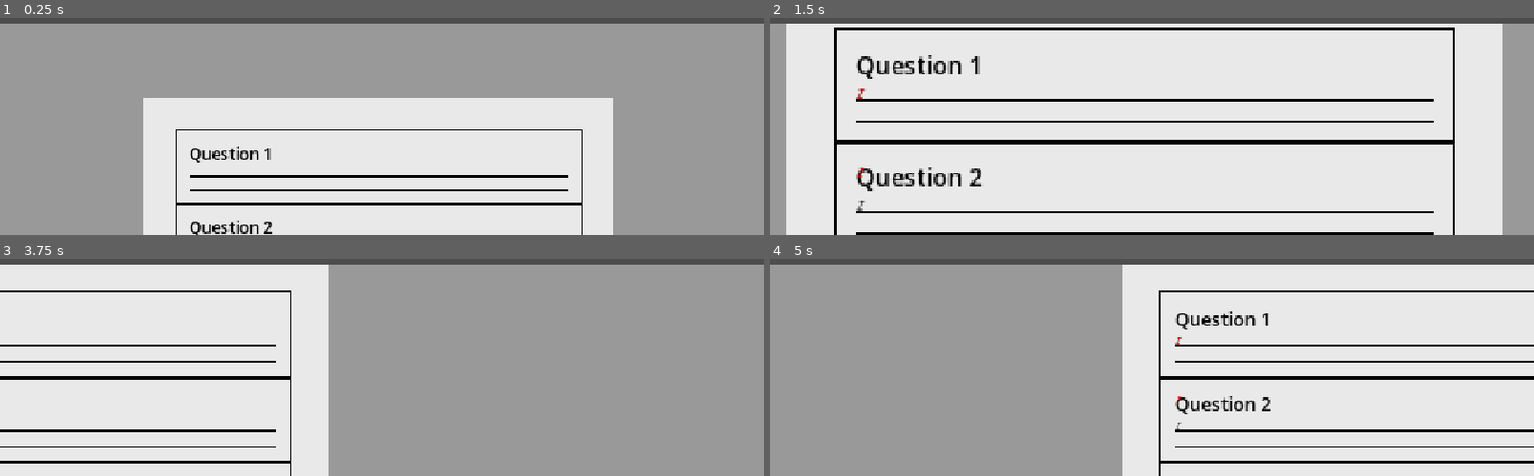
Above: before the commit, frames 1-4 (two rows, left to right).
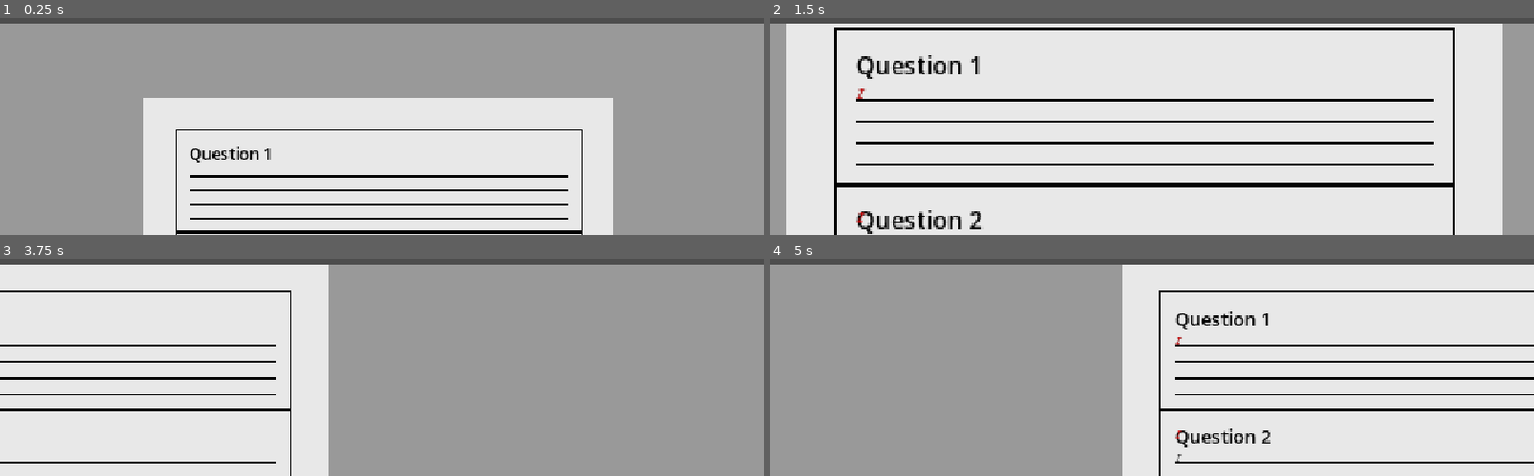
Above: after the commit, the same moments.

Repository: Dev-Hauffman/Magnum_Factum
Game: Godot game, scene res://scenes/test_scene/test_scene.tscn
The game is run twice, just before and just after one commit, with the same random seed, the same clock (stepped at 60 frames per second) and the same inputs. This scene is started directly instead of the project's main scene.
Inputs (mouse positions are in pixels of both pictures, inside the frame that each line leads up to):
- Up to frame 1 (0.25 s): no input
- Up to frame 2 (1.5 s): drag from (1144, 137) to (outside the picture) at 0.52 s; drag from (1144, 193) to (1113, 106) at 1.27 s
- Up to frame 3 (3.75 s): move the mouse to (outside the picture) at 2.02 s; hold Right (ui_right) 2.03-2.75 s; tap Mouse wheel down (zoom_out) at 2.1 s; click (outside the picture) at 2.17 s; tap Enter at 2.75 s; drag from (343, 347) to (outside the picture) at 2.77 s; tap Space at 3.5 s; move the mouse to (611, 326) at 3.52 s; hold Left (ui_left) from 3.53 s (still down); tap Mouse wheel up (zoom_in) at 3.6 s; click (611, 326) at 3.67 s
- Up to frame 4 (5 s): release Left (ui_left) at 4.25 s; drag from (outside the picture) to (outside the picture) at 4.27 s

The runs differ from the first frame. In frame 1, 1.8% of the frame differs, in the area x 23-77%, y 85-100%; in frame 2, 6.0%, in the area x 8-90%, y 56-100%; in frame 3, 1.7%; in frame 4, 2.9%.

Commit message:
fixed leading letter and underlines

Diff:
--- a/scenes/test_scene/test_screen/question.gd
+++ b/scenes/test_scene/test_screen/question.gd
@@ -60,7 +60,6 @@
 	for question in content.paragraph:
 		var question_text:RichTextLabel = RichTextLabel.new()
 		content_container.add_child(question_text)
-		question_text.visible_characters = 0
 		question_text.fit_content = true
 		question_text.autowrap_mode = TextServer.AUTOWRAP_ARBITRARY
 		question_text.texture_filter = CanvasItem.TEXTURE_FILTER_NEAREST
@@ -69,10 +68,12 @@
 		question_text.add_theme_font_override("normal_font", caveat_font)
 		question_text.add_theme_color_override("default_color", Color.BLACK)
 		question_text.add_theme_font_size_override("normal_font_size", 6)
+		#eliminate this
 		await get_tree().create_timer(0.01).timeout # it's here because only in the next frame it updates the wrapping (from what I remember)
 		number_of_lines += question_text.get_line_count()
+		question_text.visible_characters = 0
 		paragraphs.append(question_text)
-
+	#TO-DO: make its own method for this and called it next frame to eliminate timer
 	for line in number_of_lines:
 		var filler_label:Label = Label.new()
 		underlines.add_child(filler_label)
@@ -80,7 +81,7 @@
 		filler_label.add_theme_constant_override("line_spacing", 3) #avoid changing this
 		filler_label.add_theme_font_override("font", caveat_font)
 		filler_label.add_theme_stylebox_override("normal", style_box)
-
+	#TO-DO: make its own method for this and called it next frame to eliminate timer
 	current_character = RichTextLabel.new()
 	add_child(current_character)
 	current_character.fit_content = true
@@ -134,11 +135,13 @@
 	#print_debug("Initial letter: %d" % initial_letter)
 
 	if current_paragraph.get_character_line(current_letter) > current_line:
+		print_debug("it's here now")
 		initial_letter = current_letter
-		current_letter_index = 1
+		current_letter_index = 0
 		current_letter += 1
 		current_line += 1
 		character_size = current_paragraph.get_theme_font("normal_font").get_string_size(current_paragraph.text.substr(initial_letter, current_letter_index + 1),1,-1,6)
+		print_debug(current_paragraph.text.substr(initial_letter, current_letter_index + 1))
 		var line_separation = current_paragraph.get_theme_constant("line_separation")
 		var string_x_size = character_initial_position.x
 		var string_y_size = character_size.y
@@ -146,30 +149,41 @@
 		character_next_position = Vector2(string_x_size, current_paragraph.global_position.y + current_height)
 		character_current_position = character_next_position
 
+		character_size = current_paragraph.get_theme_font("normal_font").get_string_size(current_paragraph.text.substr(initial_letter, current_letter_index + 1),1,-1,6)
+		character_next_position.x = character_initial_position.x + character_size.x
+		character_next_position.y = current_paragraph.global_position.y + current_height
+
+		current_letter_index += 1
+
 	elif paragraphs[current_paragraph_index].visible_ratio >= 1:
+		character_current_position = character_next_position
+		#print_debug("now here")
 		current_line = 0
 		current_letter_index = 0
 		current_letter = 0
 		initial_letter = 0
-		character_initial_position = paragraphs[current_paragraph_index].global_position
+		if current_paragraph_index + 1 < paragraphs.size():
+			character_initial_position = paragraphs[current_paragraph_index + 1].global_position
+		else:
+			character_initial_position = paragraphs[current_paragraph_index].global_position
 		#character_size = current_paragraph.get_theme_font("normal_font").get_string_size(current_paragraph.text.substr(initial_letter, current_letter_index + 1),1,-1,6)
 		#var line_separation = current_paragraph.get_theme_constant("line_separation")
 		#var string_x_size = character_initial_position.x
 		#var string_y_size = character_size.y
 		current_height = 0
 		character_next_position = character_initial_position
-		character_current_position = character_next_position
 
 	else:
+		#print_debug("it's here")
 		character_current_position = character_next_position
 		character_size = current_paragraph.get_theme_font("normal_font").get_string_size(current_paragraph.text.substr(initial_letter, current_letter_index + 1),1,-1,6)
+		print_debug(current_paragraph.text.substr(initial_letter, current_letter_index + 1))
 		character_next_position.x = character_initial_position.x + character_size.x
 		character_next_position.y = current_paragraph.global_position.y + current_height
 		current_letter_index += 1
 		current_letter += 1
 
-
-		#check if the next character is in new paragraph
-	#updates the current letter
-	#check if it's the end
-		# if it is, kills the rich label
+	# TODO:
+	# Last letter bfore paragraph is get in the wrong paragraph (done)
+	# second letter of new line is getting in wrong position (first letter position) (done)
+	# Wrong number of underlines
--- a/scenes/test_scene/test_screen/test_screen.tscn
+++ b/scenes/test_scene/test_screen/test_screen.tscn
@@ -6,8 +6,8 @@
 
 [sub_resource type="StyleBoxFlat" id="StyleBoxFlat_p3a5l"]
 
-[sub_resource type="StyleBoxFlat" id="StyleBoxFlat_ne7ci"]
-bg_color = Color(0.913725, 0.913725, 0.913725, 1)
+[sub_resource type="StyleBoxFlat" id="StyleBoxFlat_n11qk"]
+bg_color = Color(0.91, 0.91, 0.91, 1)
 
 [sub_resource type="StyleBoxFlat" id="StyleBoxFlat_d5ajm"]
 bg_color = Color(0.6, 0.6, 0.6, 0)
@@ -35,7 +35,7 @@
 custom_minimum_size = Vector2(300, 0)
 offset_right = 250.0
 offset_bottom = 40.0
-theme_override_styles/panel = SubResource("StyleBoxFlat_ne7ci")
+theme_override_styles/panel = SubResource("StyleBoxFlat_n11qk")
 
 [node name="TestMarginContainer" type="MarginContainer" parent="TestPanelContainer"]
 layout_mode = 2
